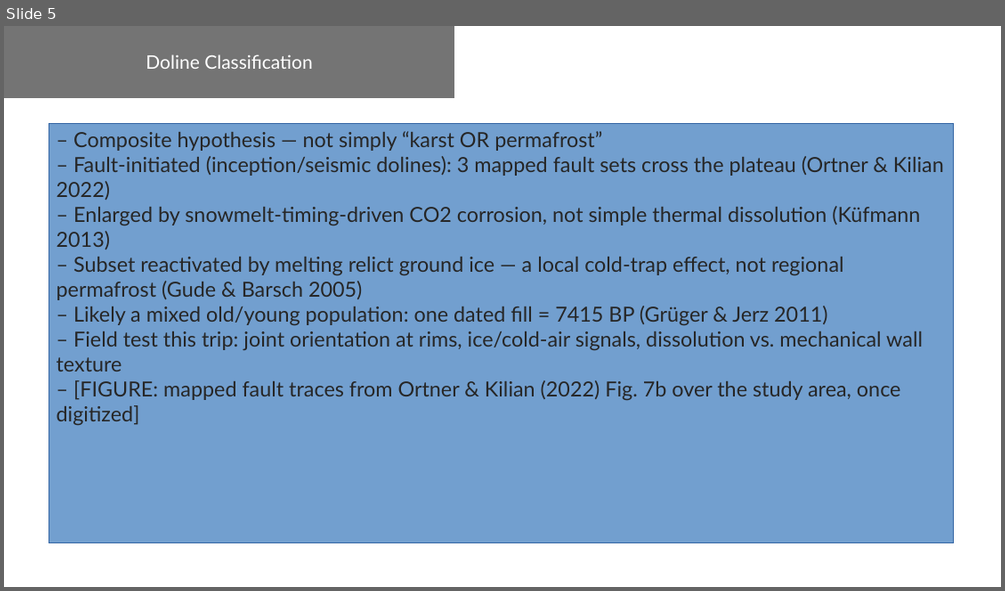
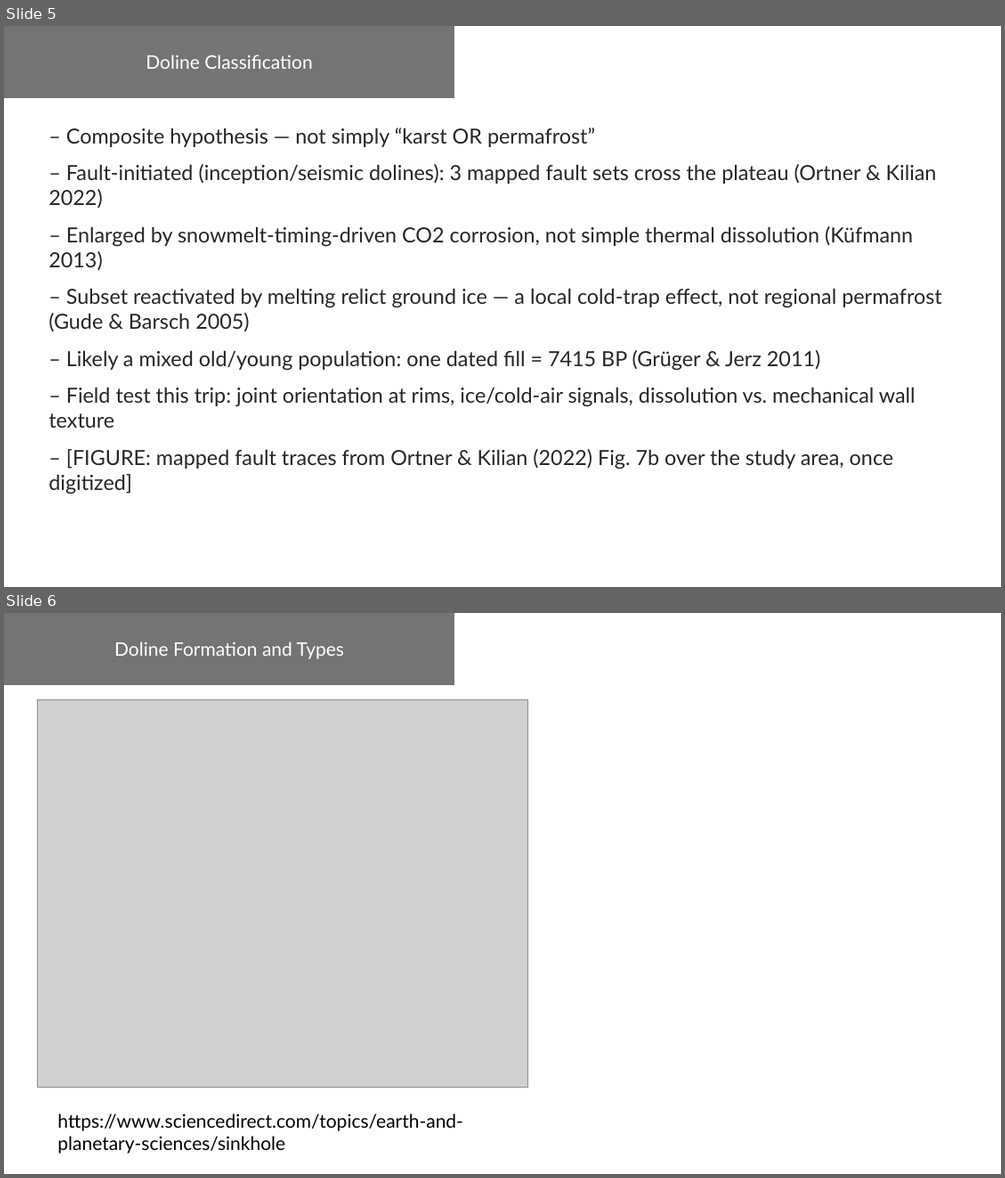
Before and after one commit to HannaZoe/Master_Thesis, a slide deck: fieldwork/presentation/Fieldwork_Zugspitze_Dolines.odp. Shown one above the other, each under a label of ours: slide 5 before the commit, slides 5 and 6 after it. The pictures are 1005x591 and 1005x1178 pixels, drawn with LibreOffice and Linux fonts; fonts in the diff are those of the drawing; grey boxes stand for pictures. Boxes give left, top, right and bottom in pixels: in the first picture for what was removed or moved away, otherwise in the second. Text is boxed around its words. In the diff, an @@ line names an element or a change of style, - is before the commit and + after.

Commit message:
Checkpoint tower-side work: presentation photos, Suspicious_Areas cleanup
Fieldwork presentation gained real photos (karst morphology/formation
diagrams, feature-type gallery sources) replacing placeholders. Manual
Suspicious_Areas triage cleaned up 24->16 features with revised, more
precise type vocabulary (Sinkhole?, Rillenkarst, Mass Wasting) matching
what's used in the presentation's feature gallery slide. QField/QGIS
project files resaved locally, no feature data change.

```diff
--- a/fieldwork/presentation/Fieldwork_Zugspitze_Dolines.odp
+++ b/fieldwork/presentation/Fieldwork_Zugspitze_Dolines.odp
@@ slide 6 added at (4,613,1001,1174), background #FFFFFF @@
@@ freeform shape added at (4,613,455,686), fill #747474, 18 pt, text #FFFFFF @@
+Doline Formation and Types
@@ picture added at (38,699,528,1087) @@
@@ text added at (57,1113,463,1153), 18 pt, text #000000 @@
+https://www.sciencedirect.com/topics/earth-and-planetary-sciences/sinkhole
@@ slide 5 changed as well @@
@@ text "– Composite hypothesis — not ...": place and size @@
-text "– Composite hypothesis — not ..." at (48,123,954,543)
+text "– Composite hypothesis — not ..." at (48,127,941,494)
@@ text "– Composite hypothesis — not ..." at (48,127,941,494): more space between paragraphs; fill #729FCF to none; outline #3465A4 0 pt to none @@
```
Also in this commit, not shown: 11 other slides changed, 1 other slide added, 13 other files.
